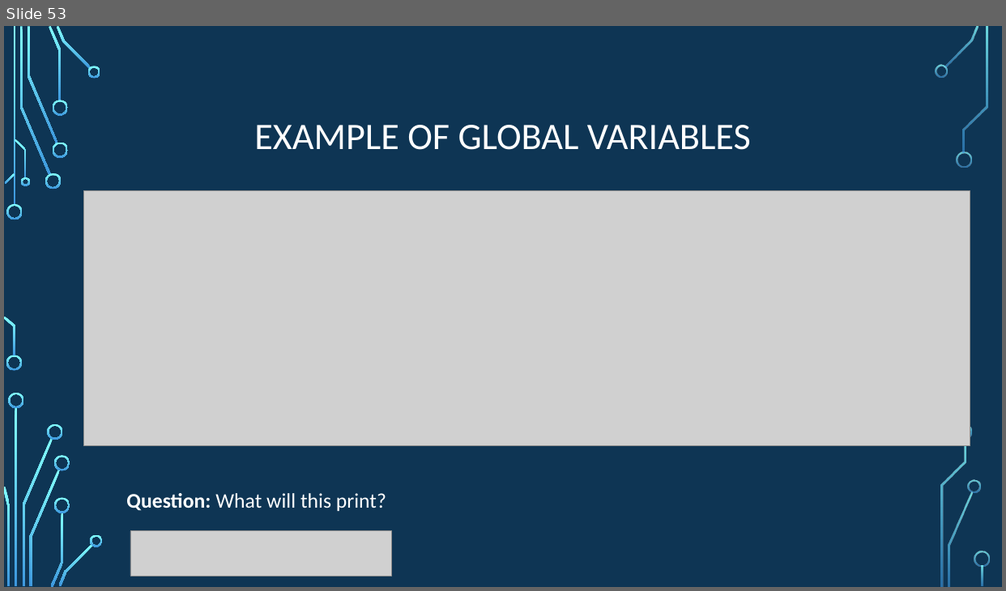
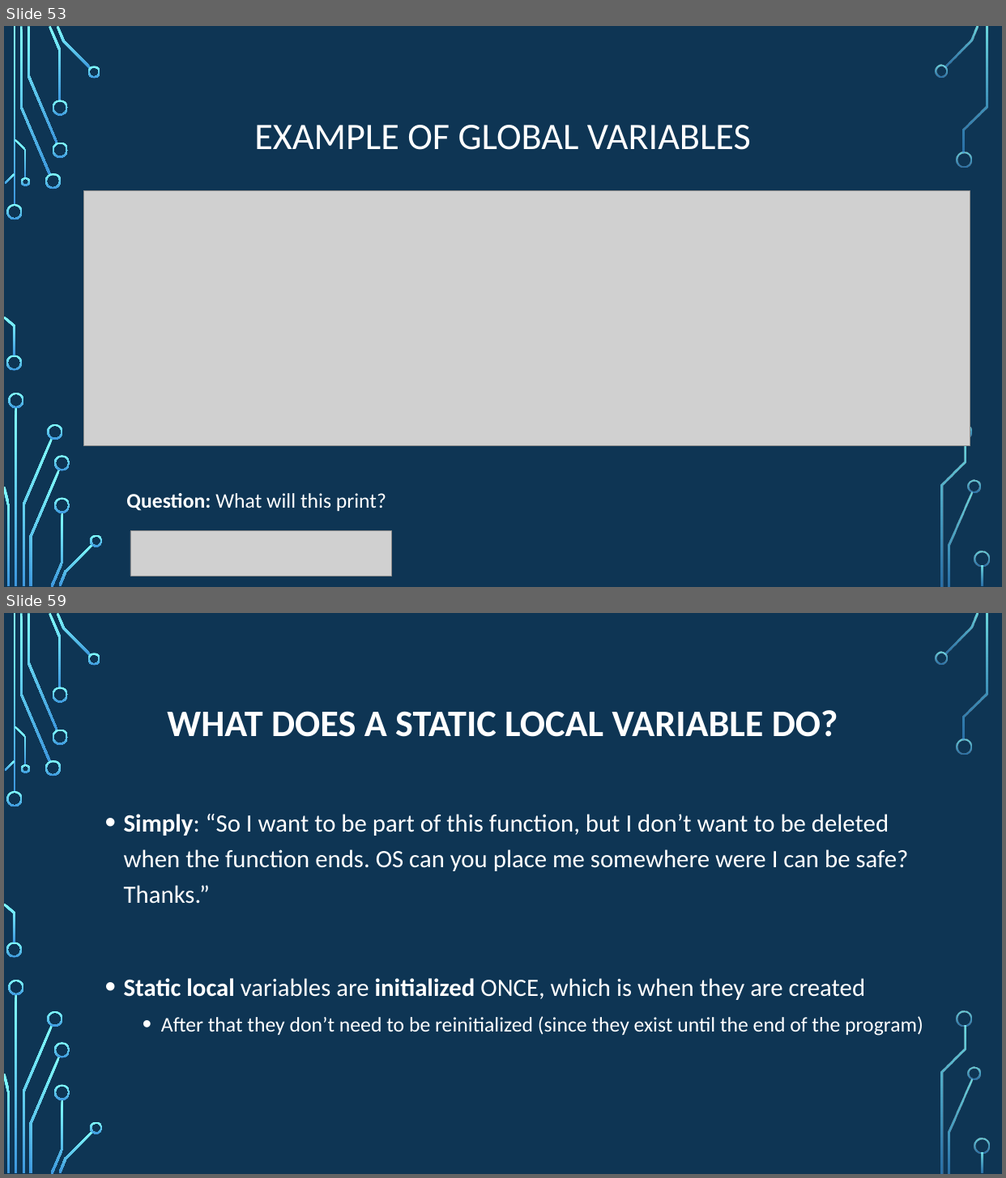
Before and after one commit to psypdt/ZIS_C-_Summer_Course_2019, a slide deck: Day_2/Day_2.pptx. Shown one above the other, each under a label of ours: slide 53 before the commit, slides 53 and 59 after it; the slides between them are not shown. The pictures are 1006x591 and 1006x1178 pixels, drawn with LibreOffice and Linux fonts; fonts in the diff are those of the drawing; grey boxes stand for pictures; background and template pictures are left out. Boxes give left, top, right and bottom in pixels: in the first picture for what was removed or moved away, otherwise in the second. Text is boxed around its words. In the diff, an @@ line names an element or a change of style, - is before the commit and + after.

Commit message:
update day2

```diff
--- a/Day_2/Day_2.pptx
+++ b/Day_2/Day_2.pptx
@@ slide 59 added at [4, 613, 1002, 1174], background picture (left out); not listed: 36 template elements that a slide beside it also shows @@
@@ title added at [167, 710, 838, 737], 36 pt, text #FFFFFF, bold @@
+WHAT DOES A STATIC LOCAL VARIABLE DO?
@@ text added at [124, 814, 923, 1036], 24 pt, text #FFFFFF @@
+• Simply: “So I want to be part of this function, but I don’t want to be deleted when the function ends. OS can you place me somewhere were I can be safe? Thanks.”
+• Static local variables are initialized ONCE, which is when they are created
+  • After that they don’t need to be reinitialized (since they exist until the end of the program)
```
Also in this commit, not shown: 5 other slides added.
